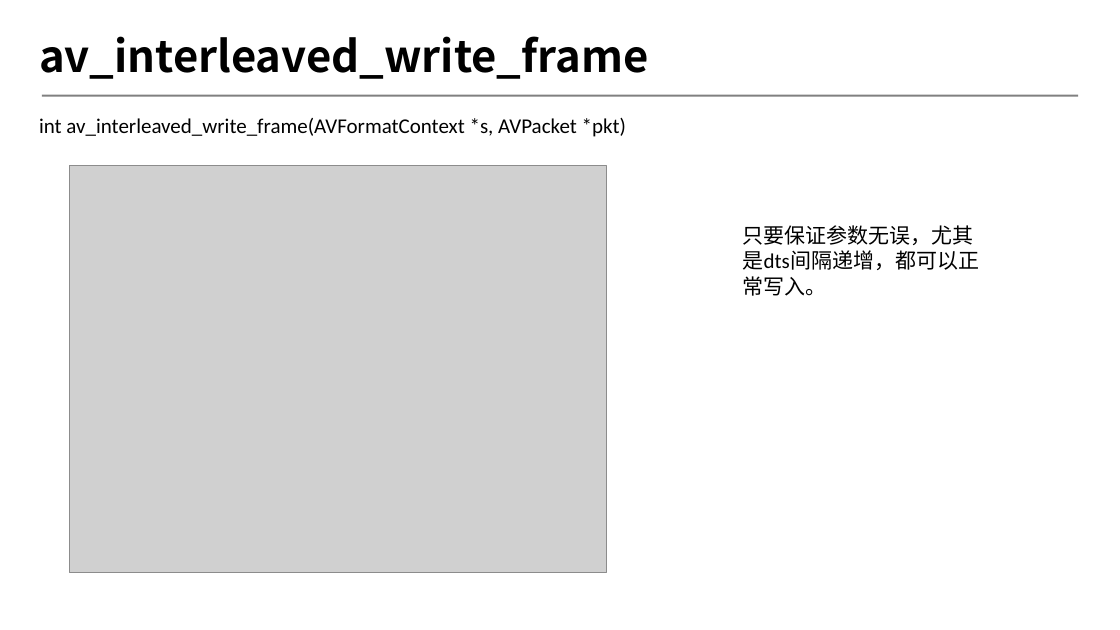
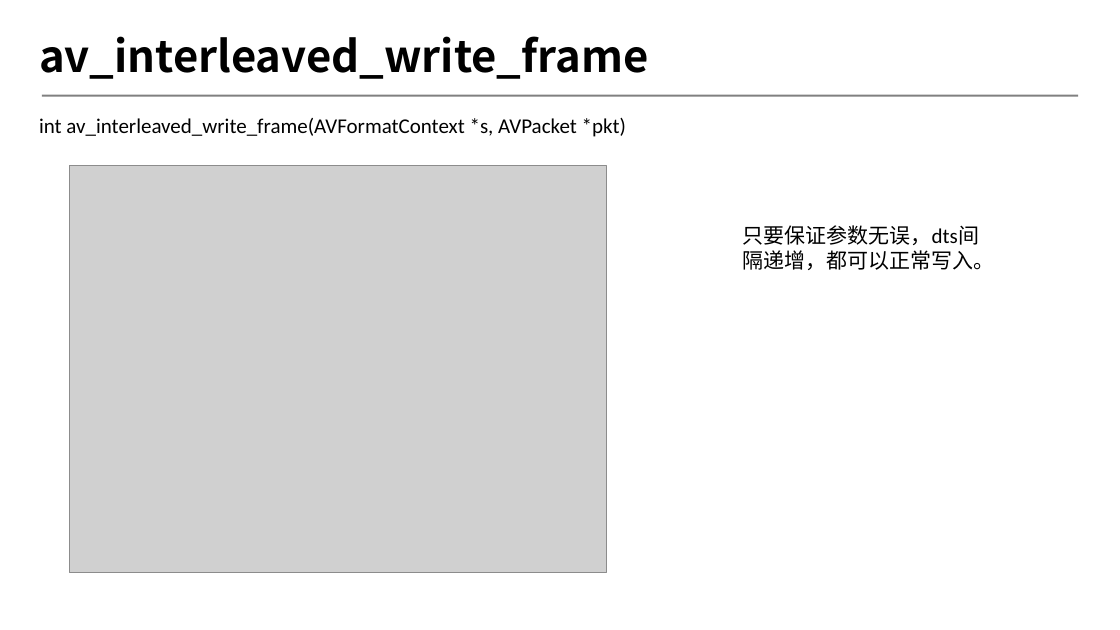
Before and after one commit to byrgyj/Document, a slide deck: slide 8 of PPT/FFmpeg Demux.pptx. Drawn at 1120x630 pixels with LibreOffice and Linux fonts; fonts in the diff are those of the drawing; grey boxes stand for pictures; background and template pictures are left out. Boxes give left, top, right and bottom in pixels: in the first picture for what was removed or moved away, otherwise in the second. Text is boxed around its words. In the diff, an @@ line names an element or a change of style, - is before the commit and + after.

Commit message:
ppt

```diff
--- a/PPT/FFmpeg Demux.pptx
+++ b/PPT/FFmpeg Demux.pptx
@@ text at box(743, 225, 995, 270): text changed @@
-只要保证参数无误，尤其是dts间隔递增，都可以正常写入。
+只要保证参数无误，dts间隔递增，都可以正常写入。
```
